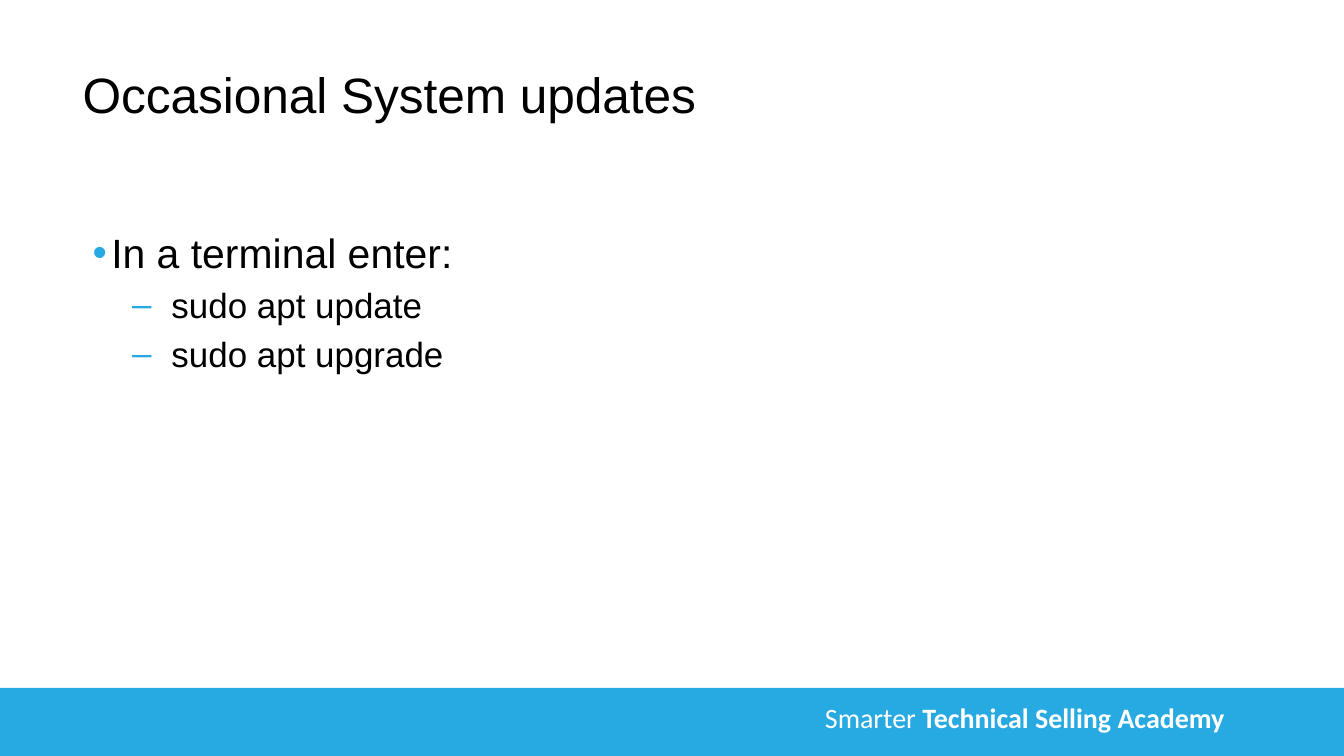
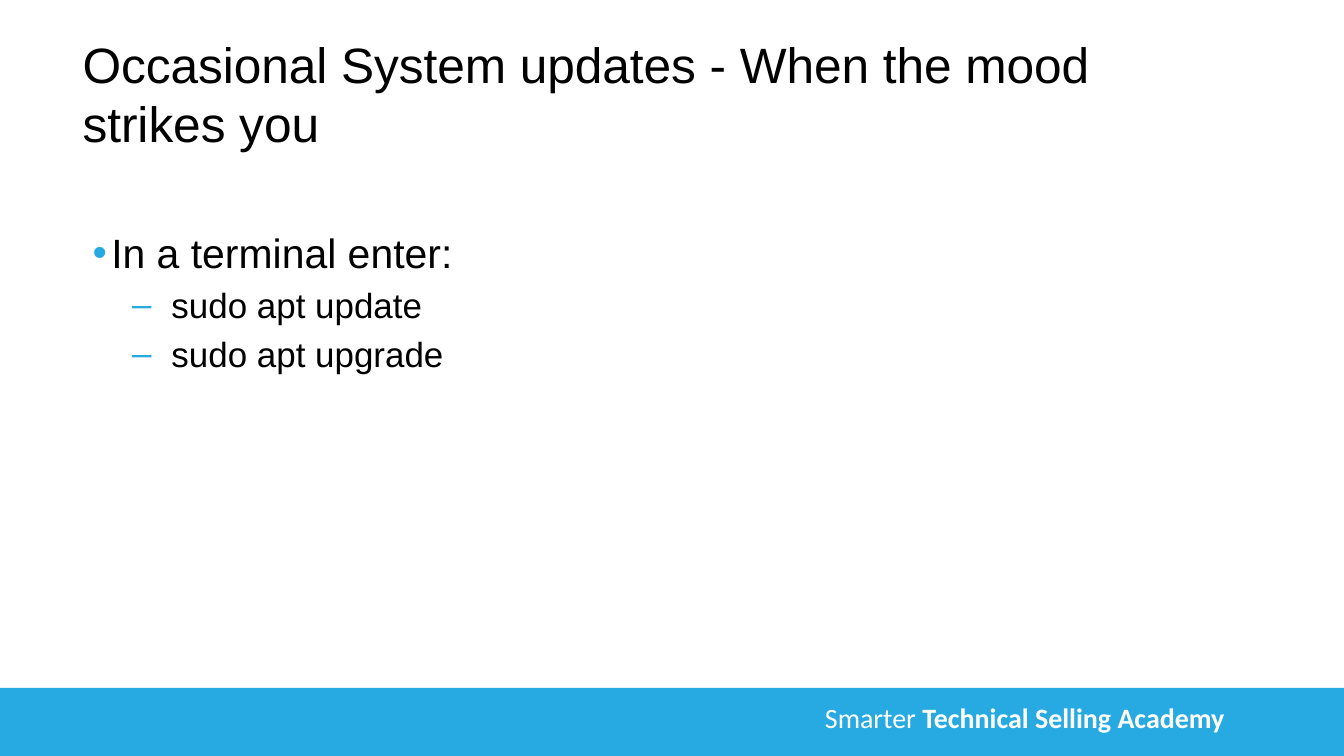
Before and after one commit to CaskAle/iot-workshop, a slide deck: slide 5 of RaspberryPi-Hints-and-Tips.pptx (slide 4 before the commit). Drawn at 1344x756 pixels with LibreOffice and Linux fonts; fonts in the diff are those of the drawing; background and template pictures are left out. Boxes give left, top, right and bottom in pixels: in the first picture for what was removed or moved away, otherwise in the second. Text is boxed around its words. In the diff, an @@ line names an element or a change of style, - is before the commit and + after.

```diff
--- a/RaspberryPi-Hints-and-Tips.pptx
+++ b/RaspberryPi-Hints-and-Tips.pptx
@@ title at (83,47,1089,152): text changed @@
-Occasional System updates
+Occasional System updates - When the mood strikes you
```
Also in this commit, not shown: 3 other slides changed, 1 slide added.
